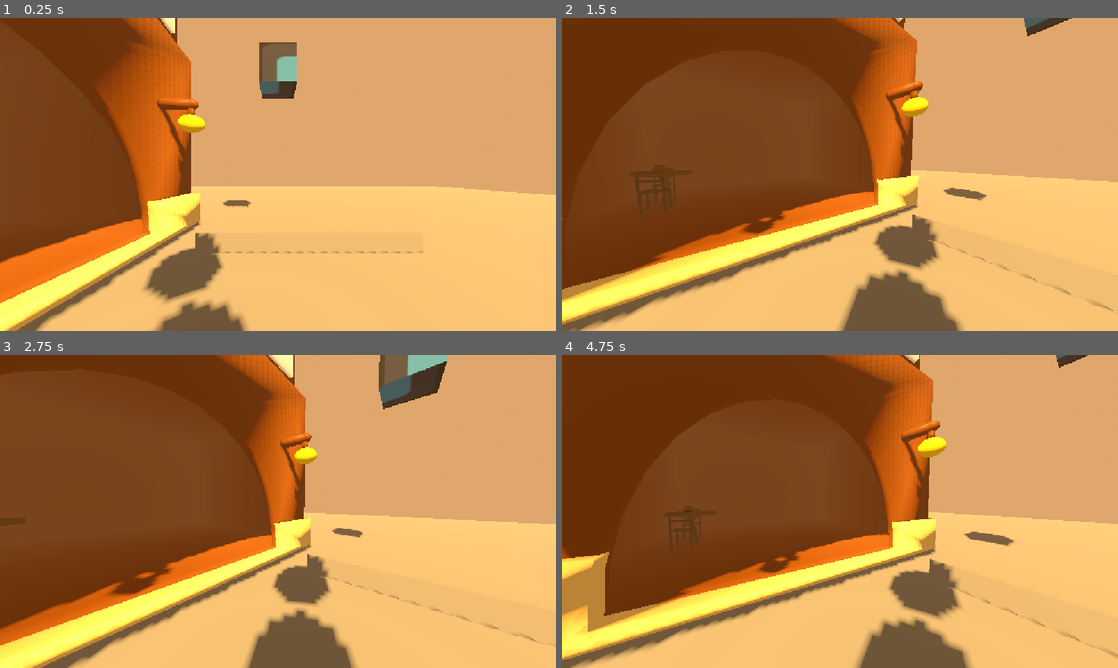
Above: before the commit, frames 1-4 (two rows, left to right).
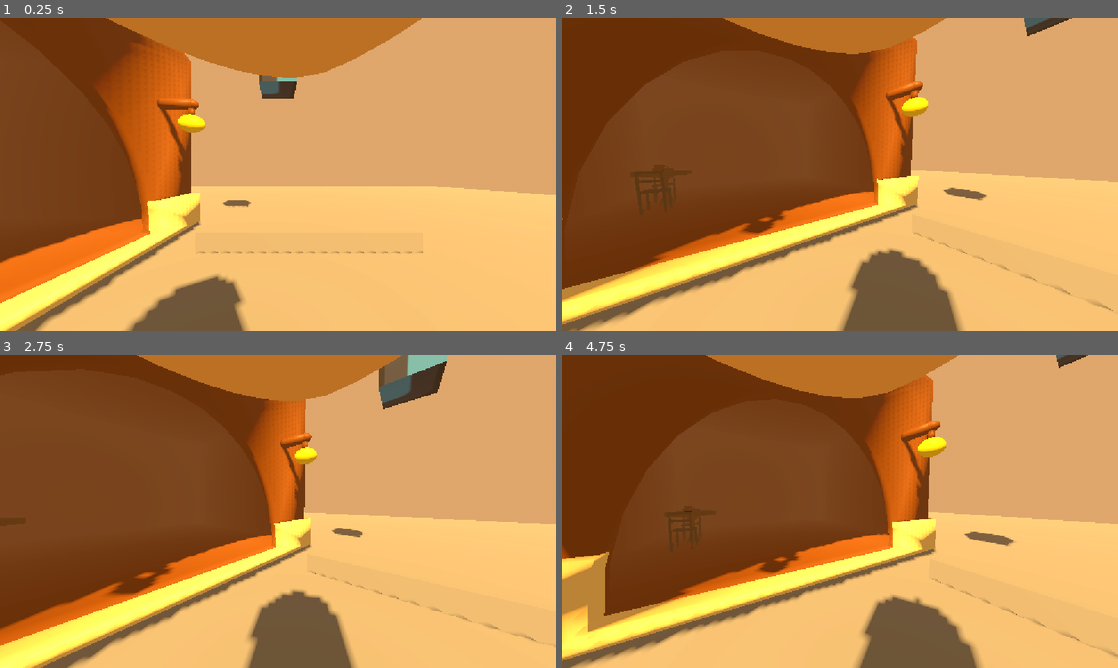
Above: after the commit, the same moments.

Repository: catbot109-blip/One-Roll
Game: Godot game, scene res://character_body_3d.tscn
Two runs of this game, one before a commit and one after it. Both use one fixed random seed, a clock stepped at 60 frames per second and the inputs below. The engine's default icon, where the game draws it, is replaced by a stand-in: a white triangle on a blue panel in a dark square.
Inputs (mouse positions are in pixels of both pictures, inside the frame that each line leads up to):
- Up to frame 1 (0.25 s): no input
- Up to frame 2 (1.5 s): tap Enter (ui_accept) at 0.5, 0.77 s; move the mouse to (962, 158) at 0.52 s; hold Right (ui_right) 0.53-1.28 s; hold Shift 0.53-1.28 s; click (962, 158) at 0.67 s; move the mouse to (812, 174) at 1.27 s; hold Up (ui_up) from 1.28 s (still down); tap Shift at 1.35 s
- Up to frame 3 (2.75 s): keep holding Up (ui_up); tap Enter (ui_accept) at 1.52 s; move the mouse to (289, 505) at 2.02 s; hold Shift from 2.03 s (still down)
- Up to frame 4 (4.75 s): keep holding Up (ui_up); tap Enter (ui_accept) at 2.75, 3.02, 3.77, 4.52 s; move the mouse to (834, 517) at 2.77 s; release Shift at 2.78 s; tap Shift at 2.85, 4.35 s; move the mouse to (878, 514) at 3.52 s; hold Shift 3.53-4.28 s; move the mouse to (795, 508) at 4.27 s

The runs differ from the first frame. In frame 1, 9.7% of the frame differs, in the area x 19-76%, y 0-100%; in frame 2, 5.2%; in frame 3, 6.2%; in frame 4, 6.6%.

Commit message:
added coboy hat

Diff:
--- a/character_body_3d.tscn
+++ b/character_body_3d.tscn
@@ -1,6 +1,7 @@
 [gd_scene format=3 uid="uid://b0fvss7b4l8r"]
 
 [ext_resource type="Texture2D" uid="uid://baip2s42n8kr0" path="res://icon.svg" id="1_iwpo4"]
+[ext_resource type="PackedScene" uid="uid://cehmwt1gk07g5" path="res://notverycowboyhat.glb" id="1_obynr"]
 [ext_resource type="PackedScene" uid="uid://xc60ns1xl2r1" path="res://WATERHOUSSSFIXED.glb" id="2_fb3t6"]
 [ext_resource type="PackedScene" uid="uid://cp3epv4giuawx" path="res://table.glb" id="3_vd578"]
 [ext_resource type="PackedScene" uid="uid://c672g3bplm1m4" path="res://chair.glb" id="4_c7tqt"]
@@ -180,7 +181,7 @@
 size = Vector3(1.569397, 24.653564, 6.329508)
 
 [sub_resource type="BoxShape3D" id="BoxShape3D_in4ag"]
-size = Vector3(26.744598, 25.070953, 1)
+size = Vector3(25.33226, 25.070953, 1)
 
 [sub_resource type="BoxShape3D" id="BoxShape3D_8soo2"]
 size = Vector3(1, 27.110474, 32.88098)
@@ -232,6 +233,9 @@
 [node name="Camera3D" type="Camera3D" parent="MeshInstance3D/CharacterBody3D/Neck" unique_id=1276985998]
 fov = 90.0
 
+[node name="notverycowboyhat" parent="MeshInstance3D/CharacterBody3D/Neck" unique_id=1619238862 instance=ExtResource("1_obynr")]
+transform = Transform3D(-0.22857992, 0, 0.07463524, 0, 0.28, 0, -0.058713052, 0, -0.2905677, -0.019812405, 0.33749163, -0.038889766)
+
 [node name="cubulous bubulous" type="MeshInstance3D" parent="." unique_id=322609065]
 transform = Transform3D(1, 0, 0, 0, 1, 0, 0, 0, 1, 0, 4.4315014, -4.538266)
 material_override = SubResource("StandardMaterial3D_fb3t6")
@@ -251,7 +255,7 @@
 [node name="StaticBody3D2" type="StaticBody3D" parent="waterhouse/WATERHOUSSSFIXED" unique_id=1288369781]
 
 [node name="CollisionShape3D2" type="CollisionShape3D" parent="waterhouse/WATERHOUSSSFIXED/StaticBody3D2" unique_id=732103583]
-transform = Transform3D(1, 0, 0, 0, 1, 0, 0, 0, 1, -0.80571175, 0.75717545, 16.007732)
+transform = Transform3D(1, 0, 0, 0, 1, 0, 0, 0, 1, -0.1724968, 0.83157635, 15.964424)
 shape = SubResource("BoxShape3D_in4ag")
 
 [node name="StaticBody3D3" type="StaticBody3D" parent="waterhouse/WATERHOUSSSFIXED" unique_id=1607030640]
@@ -263,7 +267,7 @@
 [node name="StaticBody3D4" type="StaticBody3D" parent="waterhouse/WATERHOUSSSFIXED" unique_id=995188902]
 
 [node name="CollisionShape3D4" type="CollisionShape3D" parent="waterhouse/WATERHOUSSSFIXED/StaticBody3D4" unique_id=749456744]
-transform = Transform3D(1, 0, 0, 0, 1, 0, 0, 0, 1, -1.6114235, 1.5143509, -16.176622)
+transform = Transform3D(1, 0, 0, 0, 1, 0, 0, 0, 1, -0.9052563, 1.5143509, -16.176622)
 shape = SubResource("BoxShape3D_in4ag")
 
 [node name="StaticBody3D5" type="StaticBody3D" parent="waterhouse/WATERHOUSSSFIXED" unique_id=2107717154]
@@ -291,7 +295,7 @@
 [node name="table2" type="Node" parent="." unique_id=366678590]
 
 [node name="MeshInstance3D" type="MeshInstance3D" parent="table2" unique_id=1282552589]
-transform = Transform3D(1, 0, 0, 0, 1, 0, 0, 0, 1, 0, 3, 0)
+transform = Transform3D(1, 0, 0, 0, 1, 0, 0, 0, 1, 0.61163807, 3.9280388, 4.52657)
 mesh = SubResource("SphereMesh_204hi")
 
 [node name="WATERmug" parent="." unique_id=1332201139 instance=ExtResource("5_nl27k")]
Binary file added: notverycowboyhat.glb
Not shown, added: notverycowboyhat.glb.import
